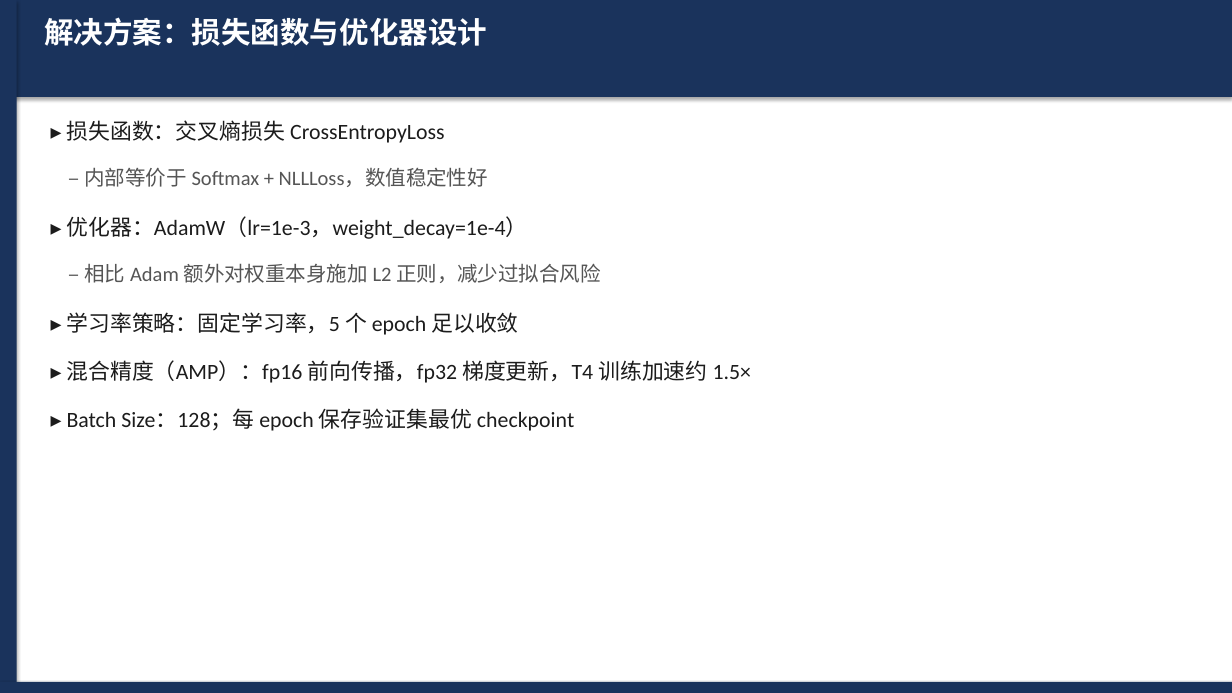
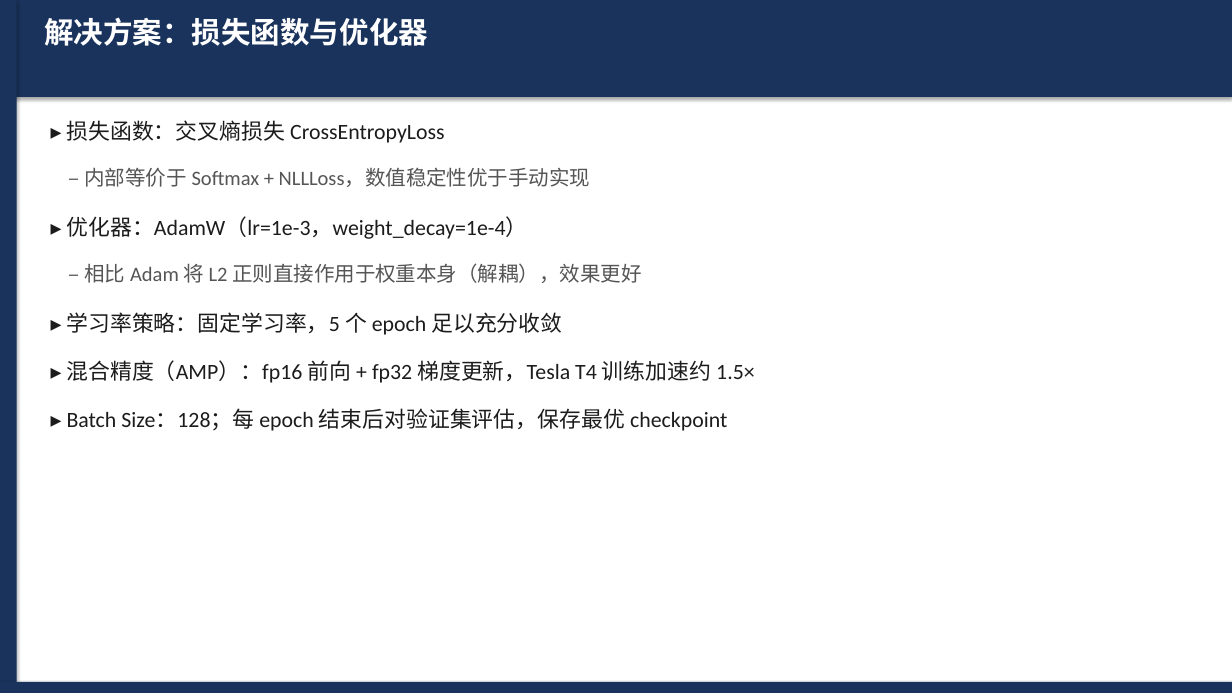
Before and after one commit to WevYang/deep_learning_task, a slide deck: slide 5 of reports/exp1_cnn_mnist.pptx. Drawn at 1232x693 pixels with LibreOffice and Linux fonts; fonts in the diff are those of the drawing. Boxes give left, top, right and bottom in pixels: in the first picture for what was removed or moved away, otherwise in the second. Text is boxed around its words. In the diff, an @@ line names an element or a change of style, - is before the commit and + after.

```diff
--- a/reports/exp1_cnn_mnist.pptx
+++ b/reports/exp1_cnn_mnist.pptx
@@ text at [44,17,428,46]: text changed @@
-解决方案：损失函数与优化器设计
+解决方案：损失函数与优化器
@@ text at [85,168,591,187]: text changed @@
-– 内部等价于 Softmax + NLLLoss，数值稳定性好
+– 内部等价于 Softmax + NLLLoss，数值稳定性优于手动实现
@@ text at [85,263,641,283]: text changed @@
-– 相比 Adam 额外对权重本身施加 L2 正则，减少过拟合风险
+– 相比 Adam 将 L2 正则直接作用于权重本身（解耦），效果更好
@@ text at [66,312,562,335]: text changed @@
-▸ 学习率策略：固定学习率，5 个 epoch 足以收敛
+▸ 学习率策略：固定学习率，5 个 epoch 足以充分收敛
@@ text at [66,360,755,383]: text changed @@
-▸ 混合精度（AMP）：fp16 前向传播，fp32 梯度更新，T4 训练加速约 1.5×
+▸ 混合精度（AMP）：fp16 前向 + fp32 梯度更新，Tesla T4 训练加速约 1.5×
@@ text at [67,408,727,431]: text changed @@
-▸ Batch Size：128；每 epoch 保存验证集最优 checkpoint
+▸ Batch Size：128；每 epoch 结束后对验证集评估，保存最优 checkpoint
```
Also in this commit, not shown: 6 other slides changed, 2 slides added, 5 other files.
